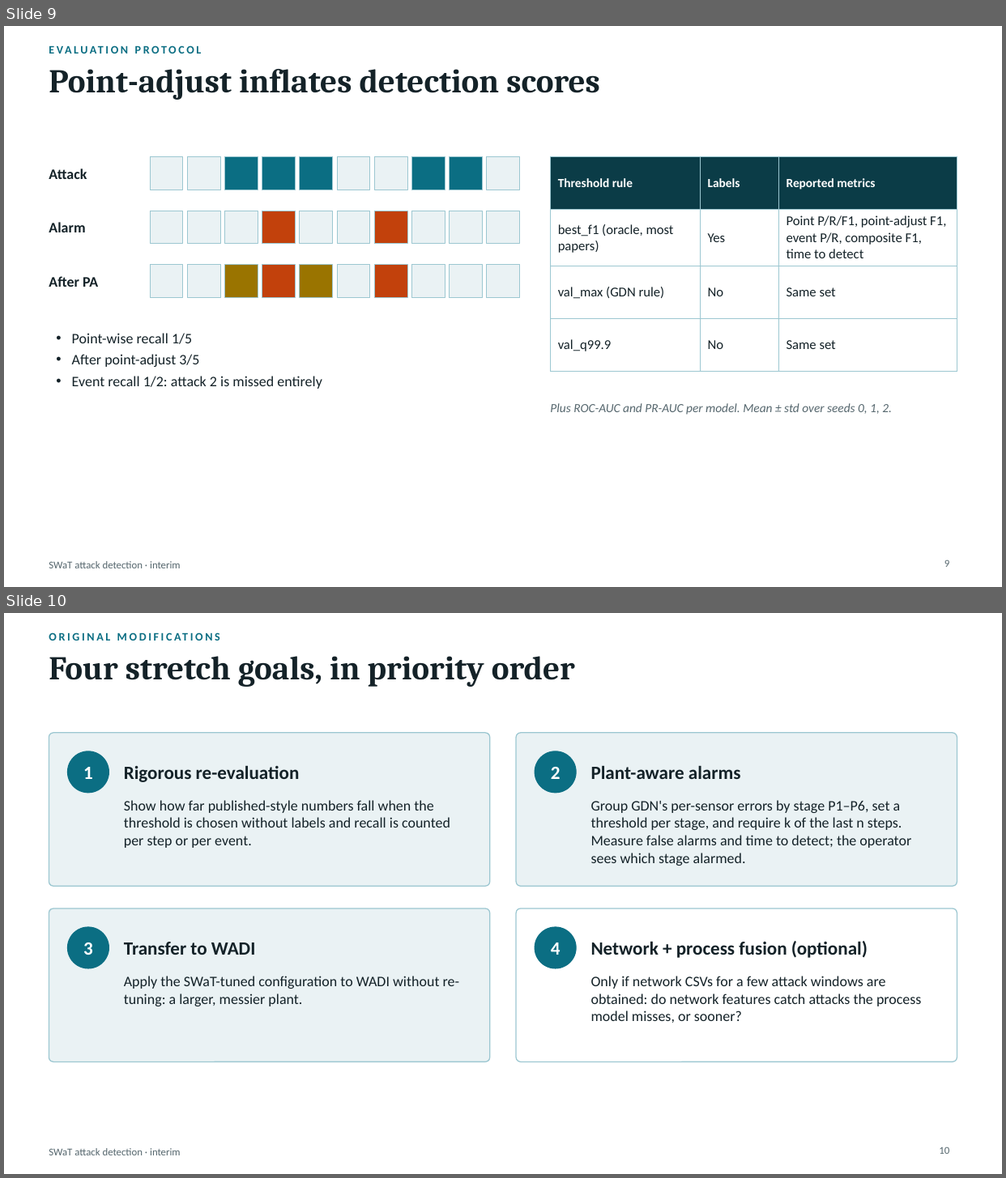
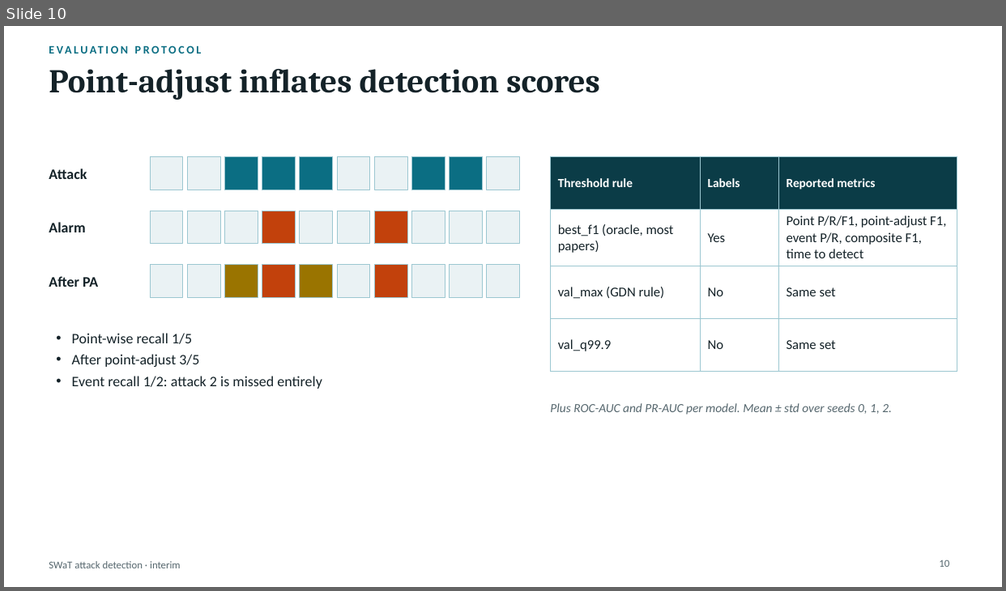
Before and after one commit to Owly-dabs/netsec-proj, a slide deck: presentation/interim.pptx. Shown one above the other, each under a label of ours: slides 9 and 10 before the commit, slide 10 after it. The pictures are 1006x1178 and 1006x591 pixels, drawn with LibreOffice and Linux fonts; fonts in the diff are those of the drawing. Boxes give left, top, right and bottom in pixels: in the first picture for what was removed or moved away, otherwise in the second. Text is boxed around its words. In the diff, an @@ line names an element or a change of style, - is before the commit and + after.

Commit message:
add GDN justification, beef stretch goals, add glossary

```diff
--- a/presentation/interim.pptx
+++ b/presentation/interim.pptx
@@ slide 10 removed at bbox=[4, 613, 1002, 1174], background #FFFFFF; not listed: 1 template element that a slide beside it also shows @@
@@ text removed at bbox=[49, 627, 648, 647] @@
-ORIGINAL MODIFICATIONS
@@ title removed at bbox=[49, 656, 575, 687] @@
-Four stretch goals, in priority order
@@ rounded rectangle removed at bbox=[49, 733, 490, 886] @@
@@ rounded rectangle removed at bbox=[516, 733, 957, 886] @@
@@ ellipse removed at bbox=[68, 752, 108, 793] @@
@@ ellipse removed at bbox=[535, 752, 576, 793] @@
@@ text removed at bbox=[83, 767, 93, 779] @@
-1
@@ text removed at bbox=[124, 765, 300, 782] @@
-Rigorous re-evaluation
@@ text removed at bbox=[551, 767, 560, 779] @@
-2
@@ text removed at bbox=[591, 765, 741, 779] @@
-Plant-aware alarms
@@ text removed at bbox=[124, 800, 450, 848] @@
-Show how far published-style numbers fall when the threshold is chosen without labels and recall is counted per step or per event.
@@ text removed at bbox=[591, 800, 911, 866] @@
-Group GDN's per-sensor errors by stage P1–P6, set a threshold per stage, and require k of the last n steps. Measure false alarms and time to detect; the operator sees which stage alarmed.
@@ rounded rectangle removed at bbox=[49, 909, 490, 1063] @@
@@ ellipse removed at bbox=[68, 927, 108, 969] @@
@@ rounded rectangle removed at bbox=[516, 909, 957, 1063] @@
@@ ellipse removed at bbox=[535, 927, 576, 969] @@
@@ text removed at bbox=[83, 943, 93, 955] @@
-3
@@ text removed at bbox=[124, 942, 256, 955] @@
-Transfer to WADI
@@ text removed at bbox=[551, 943, 560, 955] @@
-4
@@ text removed at bbox=[591, 941, 867, 958] @@
-Network + process fusion (optional)
@@ text removed at bbox=[124, 976, 460, 1007] @@
-Apply the SWaT-tuned configuration to WADI without re-tuning: a larger, messier plant.
@@ text removed at bbox=[591, 976, 922, 1023] @@
-Only if network CSVs for a few attack windows are obtained: do network features catch attacks the process model misses, or sooner?
@@ page number removed at bbox=[939, 1148, 949, 1154] @@
-10
@@ what was slide 9 is now slide 10 @@
@@ page number at bbox=[939, 561, 949, 567]: text changed @@
-9
+10
```
Also in this commit, not shown: 5 slides added, 2 other files.
